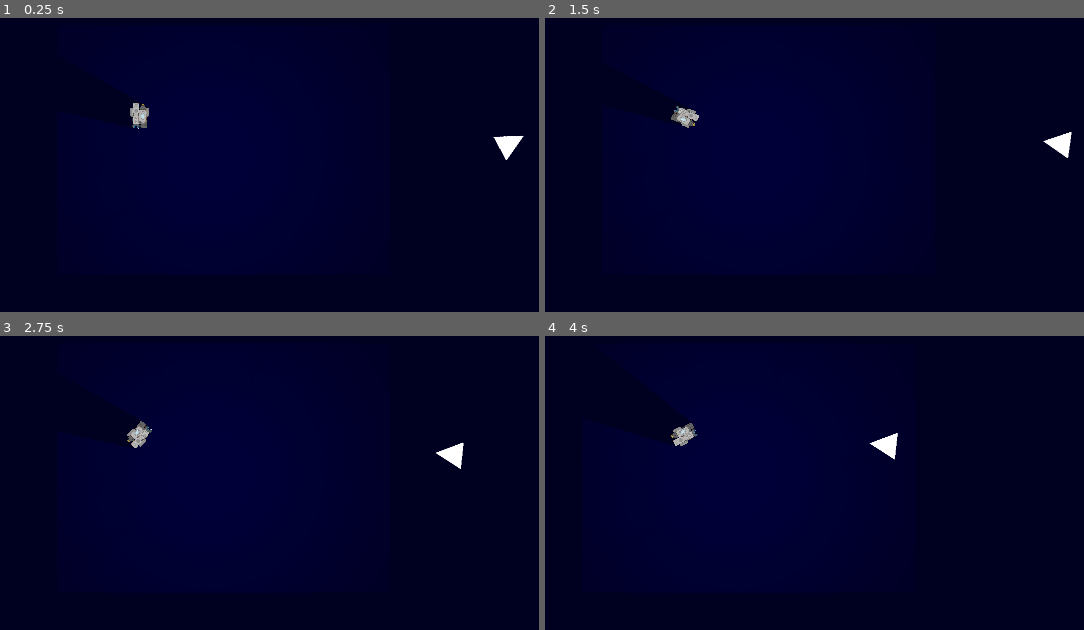
Above: before the commit, frames 1-4 (two rows, left to right).
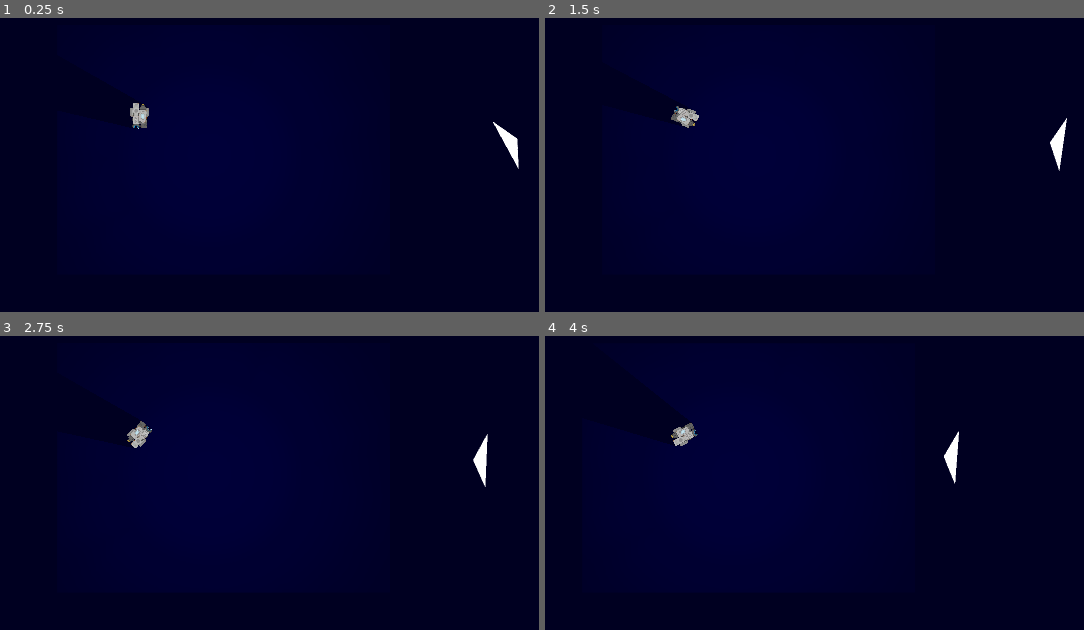
Above: after the commit, the same moments.

Repository: yimmit303/Global-Game-Jam-2020
Game: Godot game, scene res://Scenes/Root.tscn
Two runs of this game, one before a commit and one after it. Both use one fixed random seed, a clock stepped at 60 frames per second and the inputs below.
Inputs:
- Up to frame 1 (0.25 s): no input
- Up to frame 2 (1.5 s): hold D (move_right) 0.53-1.28 s; tap Space (gravity_beam) at 0.6, 1.35 s; hold S (move_backwards) from 1.28 s (still down)
- Up to frame 3 (2.75 s): release S (move_backwards) at 2.03 s; hold D (move_right) from 2.03 s (still down); tap Space (gravity_beam) at 2.1 s
- Up to frame 4 (4 s): release D (move_right) at 2.78 s; hold W (move_forward) 2.78-3.53 s; tap Space (gravity_beam) at 2.85, 3.6 s; hold A (move_left) from 3.53 s (still down)

The runs differ from the first frame. In frame 1, 0.3% of the frame differs, in the area x 91-98%, y 35-52%; in frame 2, 0.3%; in frame 3, 0.5%, in the area x 80-91%, y 33-52%; in frame 4, 0.5%.

Commit message:
Enemy Thiccness
Made the enemies EXTRA THICCCCCC for aiming purposes.

Diff:
--- a/Scenes/Enemy_Basic.tscn
+++ b/Scenes/Enemy_Basic.tscn
@@ -4,6 +4,7 @@
 [ext_resource path="res://Scripts/Enemy_Basic.gd" type="Script" id=2]
 
 [node name="Node2D" type="Node2D"]
+scale = Vector2( 0.5, 2 )
 script = ExtResource( 2 )
 
 [node name="Enemy" type="Sprite" parent="."]
--- a/Scripts/Enemy_Basic.gd
+++ b/Scripts/Enemy_Basic.gd
@@ -46,6 +46,13 @@
 		self.state = "attacking";
 		return;
 
+	#Get direction of player
+	var angle = self.get_angle_to(target.global_position);
+	if angle < 0 and angle < delta * rotate_speed:
+		self.rotate(-delta * rotate_speed);
+	elif angle > 0 and angle > delta * rotate_speed:
+		self.rotate(delta * rotate_speed);
+
 	var low_velocity = sqrt(self.acceleration * distance_to_target / 2);
 
 	if self.velocity < attack_speed and self.velocity < low_velocity:
@@ -60,12 +67,15 @@
 func attack(var delta):
 	#Get direction of player
 
-	var distance_to_target = (target.global_position - self.global_position).length() - 300;
+	var distance_to_target = (target.global_position - self.global_position).length();
+	if distance_to_target > 500:
+		self.state = "acquiring";
+		return;
 
 	var angle = self.get_angle_to(target.global_position);
-	if angle < 0:
+	if angle < 0 and angle < delta * rotate_speed:
 		self.rotate(-delta * rotate_speed);
-	elif angle > 0:
+	elif angle > 0 and angle > delta * rotate_speed:
 		self.rotate(delta * rotate_speed);
 
 	angle = self.get_angle_to(target.global_position);
